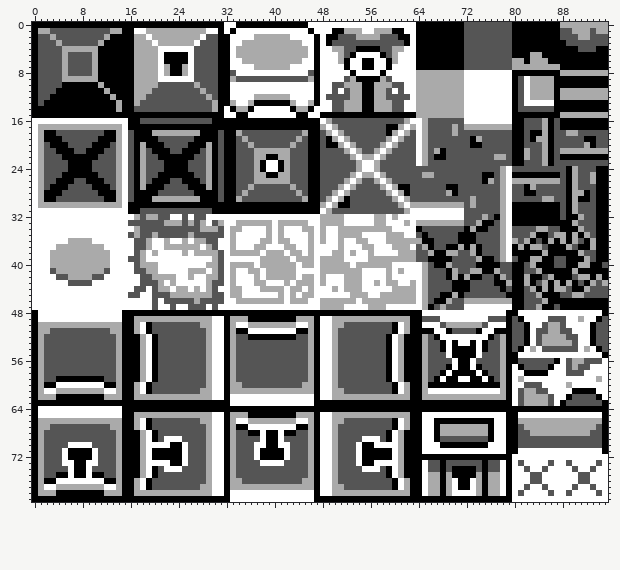
One commit to this sprite sheet: assets/dungeon.png. The picture above was drawn from the file before the commit.
The file is 96x80 pixels.
And afterwards:
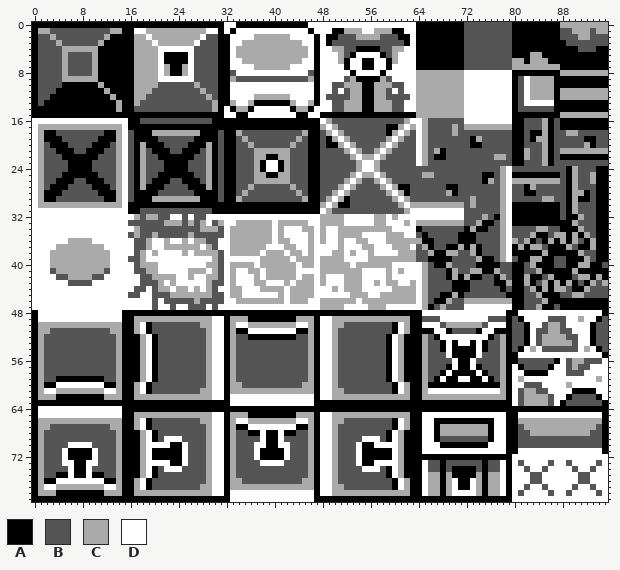
Palette (. is transparent): A #000000  B #555555  C #aaaaaa  D #ffffff
The exact change:
The edit turns colour D into colour C in row 34 at x 35 to 38; in row 35 at x 34 to 38; in row 36 at x 34 to 37; in row 37 at x 34 to 36; in row 44 at x 45; in row 45 at x 44.
Where, in picture pixels (left, top, right, bottom), the same in both pictures:
changed: (236, 226, 266, 250)
changed: (296, 286, 308, 298)
